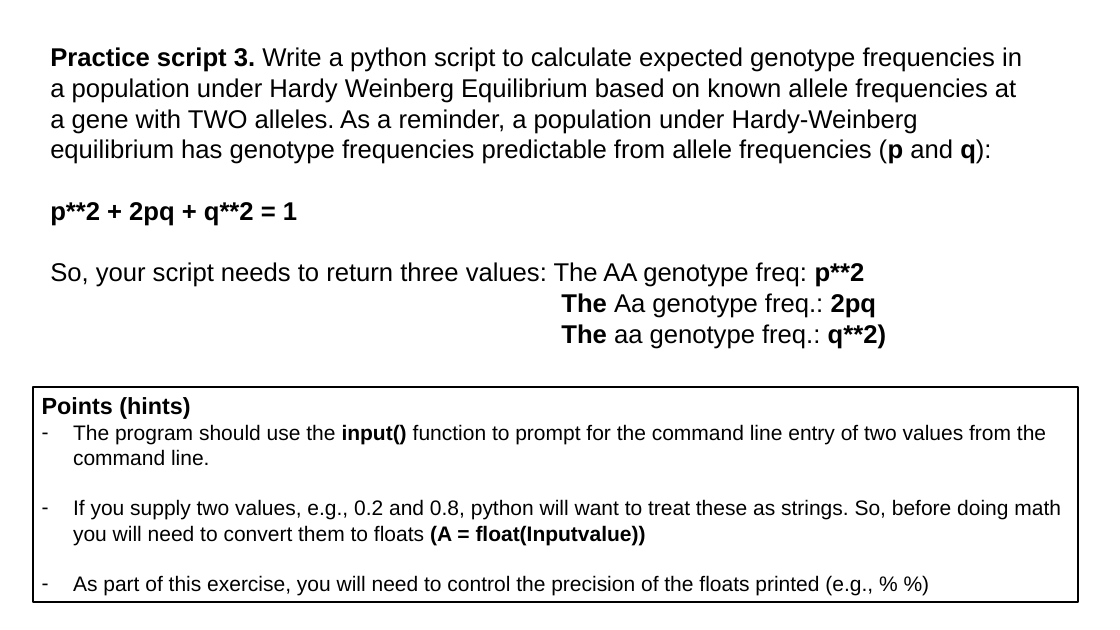
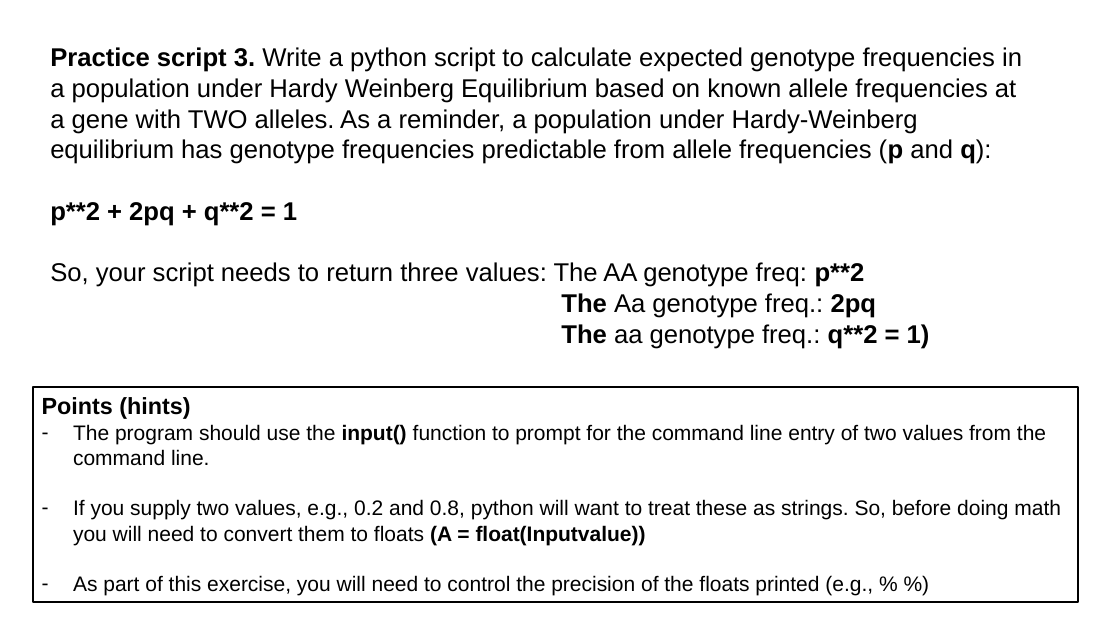
Before and after one commit to tparchman/F22_BIOL792_coursepage, a slide deck: slide 10 of week6_pythonI/week6_python.pptx. Drawn at 1120x630 pixels with LibreOffice and Linux fonts; fonts in the diff are those of the drawing. Boxes give left, top, right and bottom in pixels: in the first picture for what was removed or moved away, otherwise in the second. Text is boxed around its words. In the diff, an @@ line names an element or a change of style, - is before the commit and + after.

```diff
--- a/week6_pythonI/week6_python.pptx
+++ b/week6_pythonI/week6_python.pptx
@@ text at (561, 324, 930, 349): text changed @@
-The aa genotype freq.: q**2)
+The aa genotype freq.: q**2 = 1)
```
Also in this commit, not shown: 1 other slide changed, 1 slide added, 14 other files.
